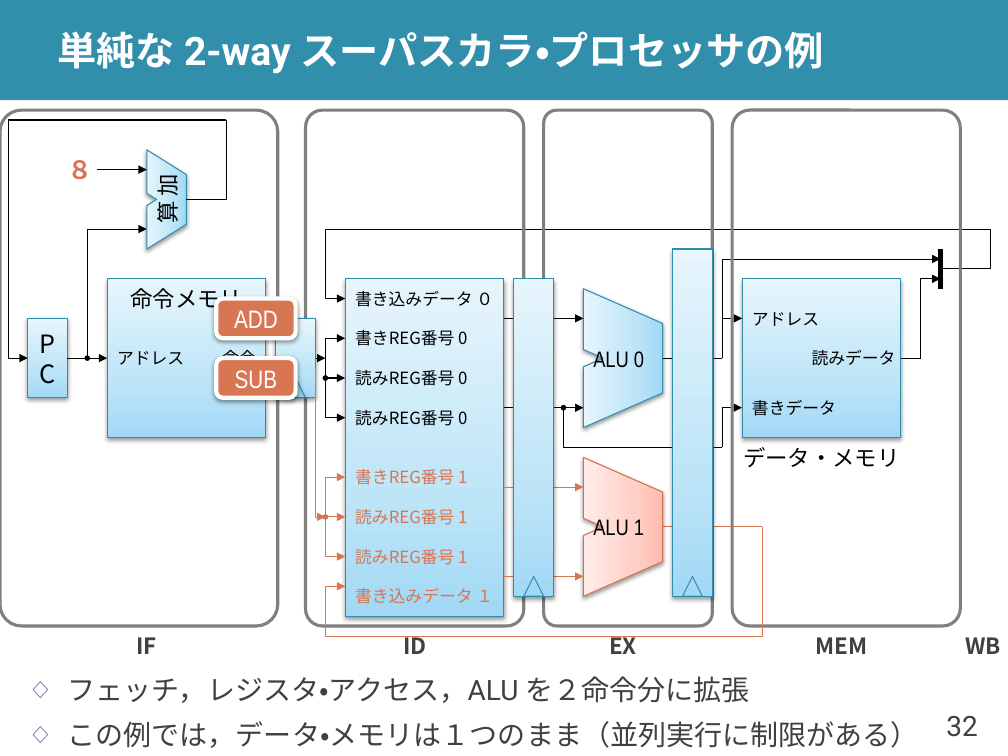
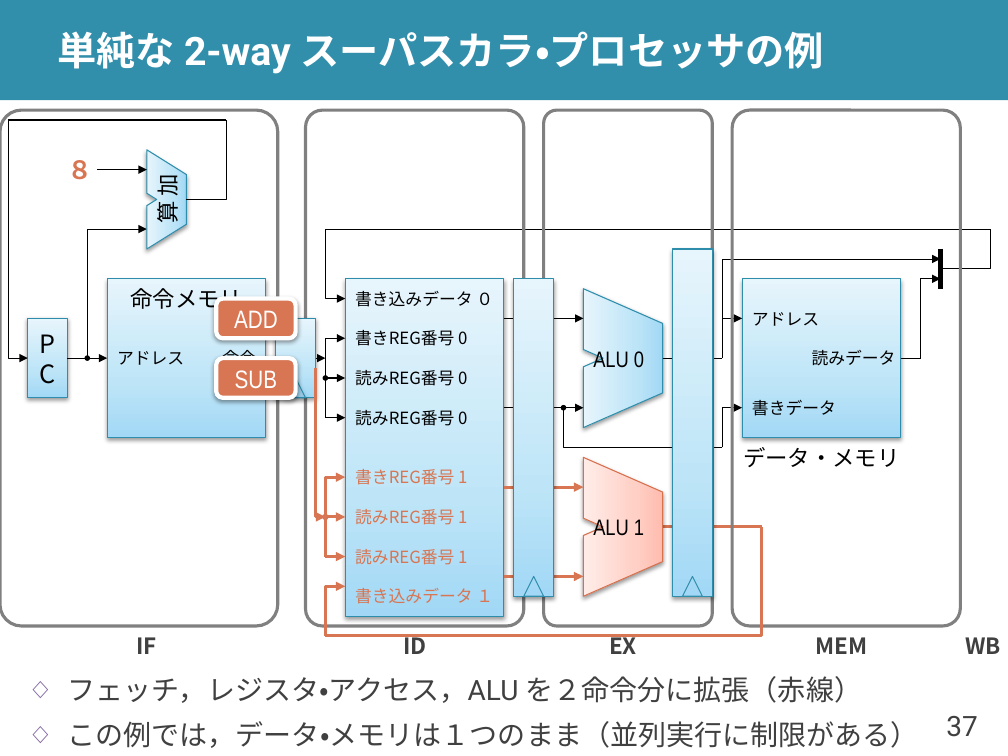
Before and after one commit to shioyadan/advanced-computer-organization, a slide deck: slide 37 of aco-shioya-08.pptx (slide 32 before the commit). Drawn at 1008x756 pixels with LibreOffice and Linux fonts; fonts in the diff are those of the drawing. Boxes give left, top, right and bottom in pixels: in the first picture for what was removed or moved away, otherwise in the second. Text is boxed around its words. In the diff, an @@ line names an element or a change of style, - is before the commit and + after.

```diff
--- a/aco-shioya-08.pptx
+++ b/aco-shioya-08.pptx
@@ arrow (504, 487) - (584, 487): stroke #D87552 0.75 pt to #D87552 2.25 pt @@
@@ line (662, 527) - (762, 527): stroke #D87552 0.75 pt to #D87552 2.25 pt @@
@@ outline #D87552 0.5 pt to #D87552 2.25 pt in 3 elements at (316,368,326,517), (325,527,762,636), (326,587,346,636) @@
@@ arrow (504, 577) - (584, 577): stroke #D87552 0.75 pt to #D87552 2.25 pt @@
@@ text at (68,676,863,703): text changed @@
-  ◇ フェッチ，レジスタ・アクセス，ALU を２命令分に拡張
+  ◇ フェッチ，レジスタ・アクセス，ALU を２命令分に拡張（赤線）
@@ page number at (946,716,977,737): text changed @@
-32
+37
```
Also in this commit, not shown: 24 other slides changed, 7 slides added, 2 slides removed, 1 other file.
